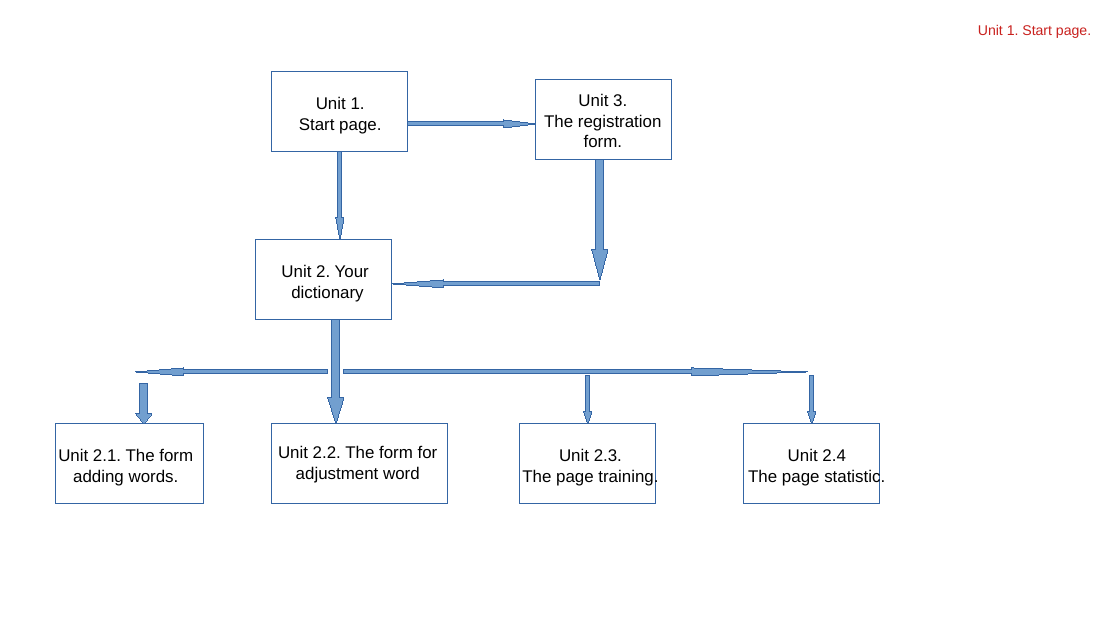
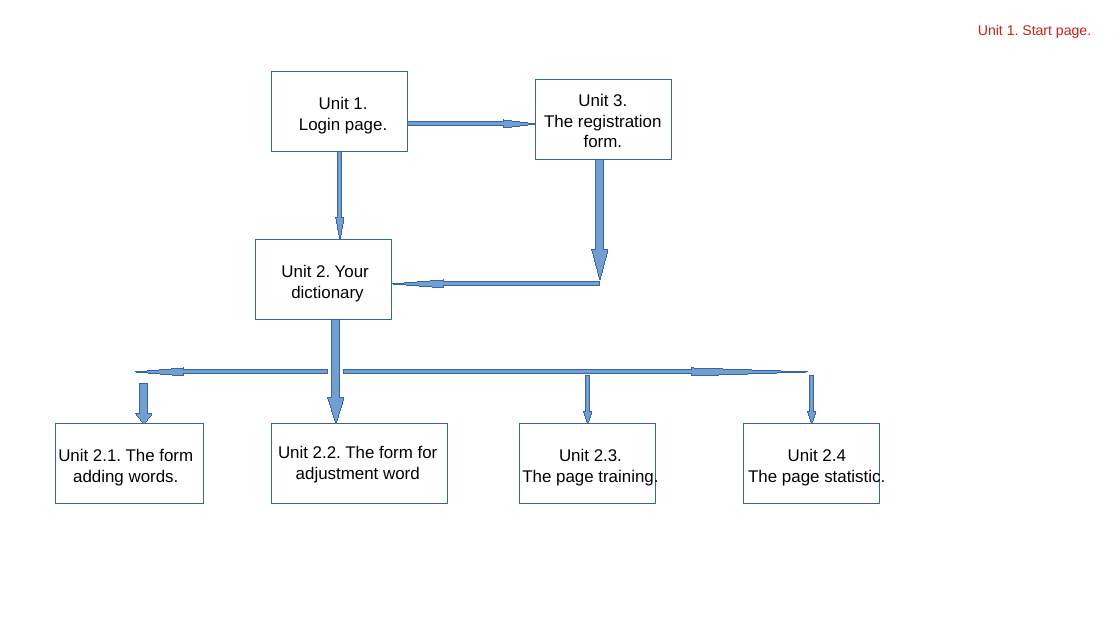
Before and after one commit to urijsalamaha/Your-dictionary, a slide deck: slide 1 of question list/Your dictionary.odp. Drawn at 1120x630 pixels with LibreOffice and Linux fonts; fonts in the diff are those of the drawing. Boxes give left, top, right and bottom in pixels: in the first picture for what was removed or moved away, otherwise in the second. Text is boxed around its words. In the diff, an @@ line names an element or a change of style, - is before the commit and + after.

```diff
--- a/question list/Your dictionary.odp
+++ b/question list/Your dictionary.odp
@@ text at (299,117,387,134): text changed @@
-Start page.
+Login page.
```
Also in this commit, not shown: 6 other files.
